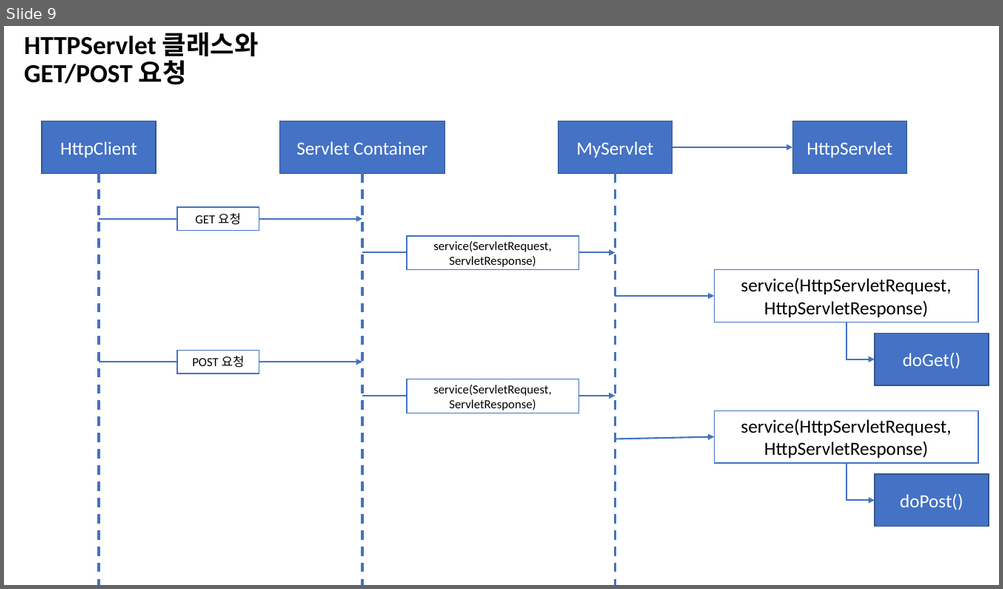
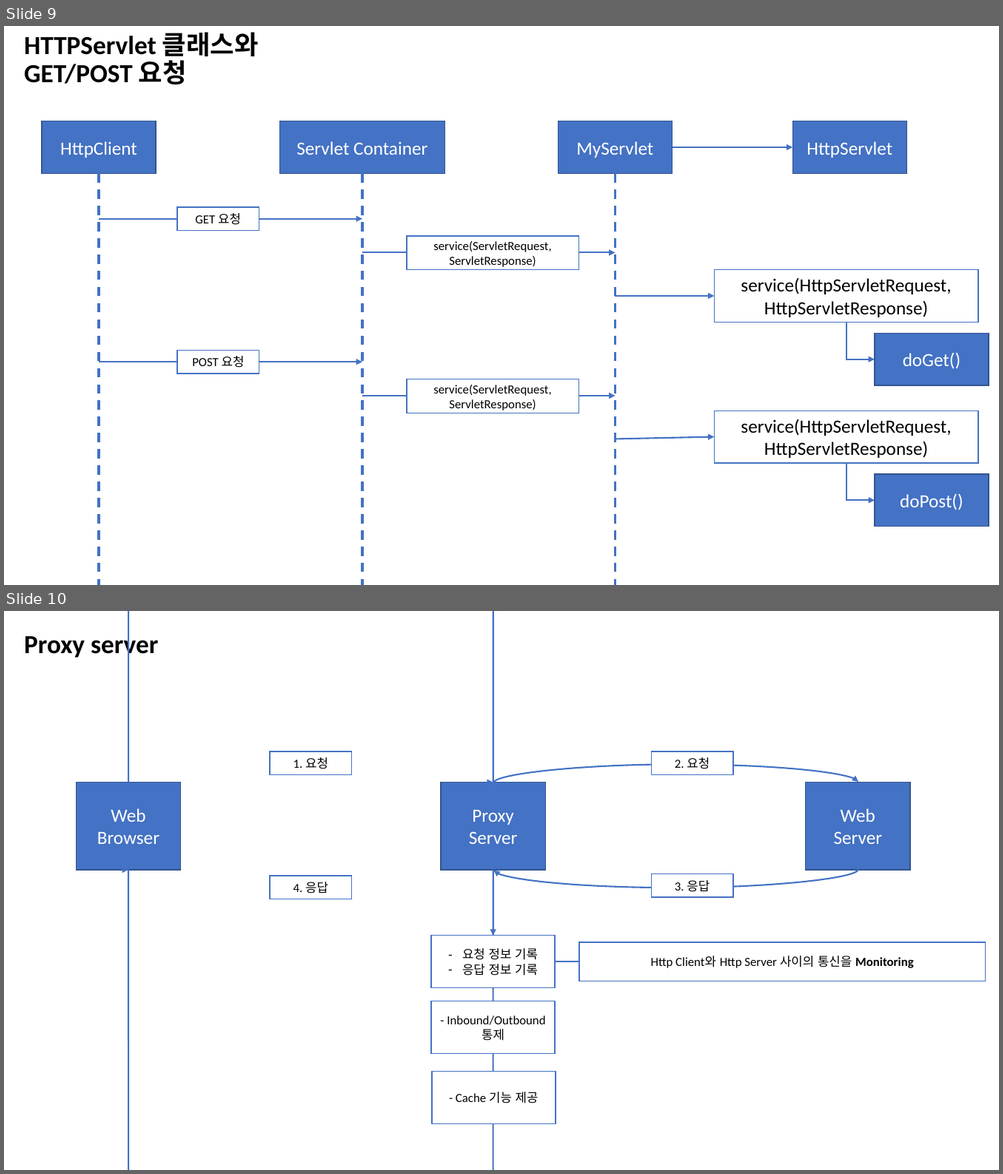
Before and after one commit to Dingadung/2022-study-workspace, a slide deck: study-note/자바/2022-09-30 내용정리.pptx. Shown one above the other, each under a label of ours: slide 9 before the commit, slides 9 and 10 after it. The pictures are 1003x589 and 1003x1174 pixels, drawn with LibreOffice and Linux fonts; fonts in the diff are those of the drawing. Boxes give left, top, right and bottom in pixels: in the first picture for what was removed or moved away, otherwise in the second. Text is boxed around its words. In the diff, an @@ line names an element or a change of style, - is before the commit and + after.

```diff
--- a/study-note/자바/2022-09-30 내용정리.pptx
+++ b/study-note/자바/2022-09-30 내용정리.pptx
@@ slide 10 added at (x1=4, y1=611, x2=999, y2=1170), background #FFFFFF @@
@@ title added at (x1=24, y1=632, x2=158, y2=660), 25.2 pt, text #000000, bold @@
+Proxy server
@@ curved arrow added from (128, 783) to (492, 783), #4472C4 1.5 pt @@
@@ rectangle added at (x1=270, y1=752, x2=352, y2=775), fill #FFFFFF, outline #4472C4 1 pt, 12 pt, text #000000 @@
+1. 요청
@@ curved arrow added from (493, 783) to (858, 782), #4472C4 1.5 pt @@
@@ rectangle added at (x1=651, y1=752, x2=733, y2=775), fill #FFFFFF, outline #4472C4 1 pt, 12 pt, text #000000 @@
+2. 요청
@@ rectangle added at (x1=77, y1=783, x2=181, y2=870), fill #4472C4, outline #325491 1 pt, 18 pt, text #FFFFFF @@
+Web
+Browser
@@ rectangle added at (x1=441, y1=783, x2=545, y2=870), fill #4472C4, outline #325491 1 pt, 18 pt, text #FFFFFF @@
+Proxy
+Server
@@ rectangle added at (x1=805, y1=783, x2=910, y2=870), fill #4472C4, outline #325491 1 pt, 18 pt, text #FFFFFF @@
+Web
+Server
@@ curved arrow added from (492, 870) to (128, 870), #4472C4 1.5 pt @@
@@ rectangle added at (x1=270, y1=876, x2=352, y2=899), fill #FFFFFF, outline #4472C4 1 pt, 12 pt, text #000000 @@
+4. 응답
@@ arrow added from (492, 870) to (492, 936), #4472C4 1.5 pt @@
@@ curved arrow added from (858, 869) to (493, 871), #4472C4 1.5 pt @@
@@ rectangle added at (x1=651, y1=874, x2=733, y2=897), fill #FFFFFF, outline #4472C4 1 pt, 12 pt, text #000000 @@
+3. 응답
@@ rectangle added at (x1=432, y1=936, x2=555, y2=988), fill #FFFFFF, outline #4472C4 1 pt, 12 pt, text #000000 @@
+– 요청 정보 기록
+– 응답 정보 기록
@@ rectangle added at (x1=579, y1=943, x2=985, y2=982), fill #FFFFFF, outline #4472C4 1 pt, 12 pt, text #000000 @@
+Http Client와 Http Server 사이의 통신을 Monitoring
@@ line added from (555, 963) to (579, 963), #4472C4 1.5 pt @@
@@ rectangle added at (x1=432, y1=1002, x2=555, y2=1054), fill #FFFFFF, outline #4472C4 1 pt, 12 pt, text #000000 @@
+- Inbound/Outbound
+통제
@@ rectangle added at (x1=432, y1=1072, x2=555, y2=1125), fill #FFFFFF, outline #4472C4 1 pt, 12 pt, text #000000 @@
+- Cache 기능 제공
```
Also in this commit, not shown: 2 other files.
